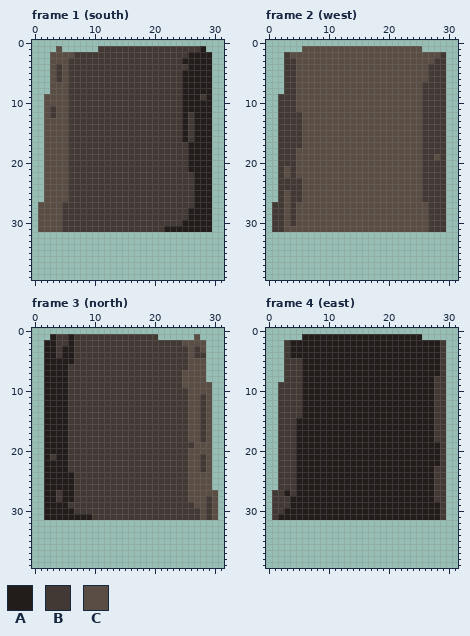
One commit to this pixel-art file: sources/actors/wall/spritesheets/wall.aseprite. Above: the version before the commit.
32x64 pixels, 4 frames. Shown: frame 1 (south): x 0..31, y 0..39; frame 2 (west): x 0..31, y 0..39; frame 3 (north): x 0..31, y 0..39; frame 4 (east): x 0..31, y 0..39.
Palette (. is transparent): A #221c1a  B #423934  C #5a4e44
Pixels before, frame 1 (south), first column x 1:
 1 ...C......BBBBBBBBBBBBBBBBBA.
 2 ..CCCCBBBBBBBBBBBBBBBBBBBAAAA
 3 ..CCCBBBBBBBBBBBBBBBBBBBAAAAA
 4 ..CBCBBBBBBBBBBBBBBBBBBBBAAAA
 5 ..CBCBBBBBBBBBBBBBBBBBBBAAAAA
 6 ..CBCBBBBBBBBBBBBBBBBBBBAAAAA
 7 ..CCCBBBBBBBBBBBBBBBBBBBAAAAA
 8 ..CCCBBBBBBBBBBBBBBBBBBBAAAAA
 9 .CCCCBBBBBBBBBBBBBBBBBBBAAABA
10 .CCCCBBBBBBBBBBBBBBBBBBBAAAAA
11 .CBCCBBBBBBBBBBBBBBBBBBBAAAAA
12 .CBCCBBBBBBBBBBBBBBBBBBBABAAA
13 .CCCCBBBBBBBBBBBBBBBBBBBABAAA
14 .CCCCBBBBBBBBBBBBBBBBBBBABAAA
15 .CCCCBBBBBBBBBBBBBBBBBBBABAAA
16 .CCCCBBBBBBBBBBBBBBBBBBBABAAA
17 .CCCCBBBBBBBBBBBBBBBBBBBBAAAA
18 .CCCCBBBBBBBBBBBBBBBBBBBBAAAA
19 .CCCCBBBBBBBBBBBBBBBBBBBBAAAA
20 .CCCCBBBBBBBBBBBBBBBBBBBBAAAA
21 .CCCCBBBBBBBBBBBBBBBBBBBBAAAA
22 .CCCCBBBBBBBBBBBBBBBBBBBBBAAA
23 .CCCCBBBBBBBBBBBBBBBBBBBBBAAA
24 .CCCCBBBBBBBBBBBBBBBBBBBBBAAA
25 .CCCCBBBBBBBBBBBBBBBBBBBBBAAA
26 .CCCCBBBBBBBBBBBBBBBBBBBBBAAA
27 CCCCBBBBBBBBBBBBBBBBBBBBBBAAA
28 CCCCBBBBBBBBBBBBBBBBBBBBBAAAA
29 CCCCBBBBBBBBBBBBBBBBBBBBBAAAA
30 CCCCBBBBBBBBBBBBBBBBBBBBAAAAA
31 CCCCBBBBBBBBBBBBBBBBBAAAAAAAA
Pixels before, frame 2 (west), first column x 1:
 1 .....CCCCCCCCCCCCCCCCCCCC....
 2 ..BCCCCCCCCCCCCCCCCCCCCCCCCCB
 3 ..BBCCCCCCCCCCCCCCCCCCCCCCCBB
 4 ..BBCCCCCCCCCCCCCCCCCCCCCCBBB
 5 ..BBCCCCCCCCCCCCCCCCCCCCCCBBB
 6 ..BBCCCCCCCCCCCCCCCCCCCCCCBBB
 7 ..BBCCCCCCCCCCCCCCCCCCCCCBBBB
 8 ..BBCCCCCCCCCCCCCCCCCCCCCBBBB
 9 .BBBCCCCCCCCCCCCCCCCCCCCCBBBB
10 .BBBCCCCCCCCCCCCCCCCCCCCCBBBB
11 .BBBCCCCCCCCCCCCCCCCCCCCCBBBB
12 .BBBBCCCCCCCCCCCCCCCCCCCCBBBB
13 .BBBBCCCCCCCCCCCCCCCCCCCCBBBB
14 .BBBBCCCCCCCCCCCCCCCCCCCCBBBB
15 .BBBBCCCCCCCCCCCCCCCCCCCCBBBB
16 .BBBBCCCCCCCCCCCCCCCCCCCCBBBB
17 .BBBBCCCCCCCCCCCCCCCCCCCCBBBB
18 .BBBCCCCCCCCCCCCCCCCCCCCCBBBB
19 .BBBCCCCCCCCCCCCCCCCCCCCCBBCB
20 .BBBCCCCCCCCCCCCCCCCCCCCCBBBB
21 .BCBCCCCCCCCCCCCCCCCCCCCCBBBB
22 .BCBCCCCCCCCCCCCCCCCCCCCCBBBB
23 .BBBBCCCCCCCCCCCCCCCCCCCCBBBB
24 .BBBBCCCCCCCCCCCCCCCCCCCCBBBB
25 .BCBBCCCCCCCCCCCCCCCCCCCCBBBB
26 .BCBBCCCCCCCCCCCCCCCCCCCCBBBB
27 BBCBCCCCCCCCCCCCCCCCCCCCCCBBB
28 BBCBCCCCCCCCCCCCCCCCCCCCCCBBB
29 BBCBCCCCCCCCCCCCCCCCCCCCCCBBB
30 BBCBCCCCCCCCCCCCCCCCCCCCCCBBB
31 BBCCCCCCCCCCCCCCCCCCCCCCCCBBB
Pixels before, frame 3 (north), first column x 2:
 1 .ABBABBBBBBBBBBBBBB......C...
 2 AABBABBBBBBBBBBBBBBBBBBCCCC..
 3 AABAABBBBBBBBBBBBBBBBBBBCBC..
 4 AABAABBBBBBBBBBBBBBBBBBBCBB..
 5 AAAAABBBBBBBBBBBBBBBBBBBCCC..
 6 AAAABBBBBBBBBBBBBBBBBBBBCCC..
 7 AAAABBBBBBBBBBBBBBBBBBBCCCC..
 8 AAAABBBBBBBBBBBBBBBBBBBCCCC..
 9 AAAABBBBBBBBBBBBBBBBBBBCCCCC.
10 AAAABBBBBBBBBBBBBBBBBBBBCCCC.
11 AAAABBBBBBBBBBBBBBBBBBBBCCBC.
12 AAAABBBBBBBBBBBBBBBBBBBBCCBC.
13 AAAABBBBBBBBBBBBBBBBBBBBCCBC.
14 AAAABBBBBBBBBBBBBBBBBBBBCCBC.
15 AAAABBBBBBBBBBBBBBBBBBBBCCBC.
16 AAAABBBBBBBBBBBBBBBBBBBBCCBC.
17 AAAABBBBBBBBBBBBBBBBBBBBCCBC.
18 AAAABBBBBBBBBBBBBBBBBBBBCCBC.
19 AAAABBBBBBBBBBBBBBBBBBBBBCCC.
20 AAAABBBBBBBBBBBBBBBBBBBBCCCC.
21 ABAABBBBBBBBBBBBBBBBBBBBCCBC.
22 AAAABBBBBBBBBBBBBBBBBBBBCCBC.
23 AAAABBBBBBBBBBBBBBBBBBBBCCBC.
24 AAAAABBBBBBBBBBBBBBBBBBBCCCC.
25 AAAAABBBBBBBBBBBBBBBBBBBCCCC.
26 AAAAABBBBBBBBBBBBBBBBBBBCCCC.
27 AABAABBBBBBBBBBBBBBBBBBBCCCCC
28 AABAABBBBBBBBBBBBBBBBBBBCCCBC
29 AAAABBBBBBBBBBBBBBBBBBBBBCCBC
30 AAAAABBBBBBBBBBBBBBBBBBBBBCBC
31 AAAAAAAABBBBBBBBBBBBBBBBBBCBC
Pixels before, frame 4 (east), first column x 1:
 1 .....AAAAAAAAAAAAAAAAAAAA....
 2 ..BAAAAAAAAAAAAAAAAAAAAAAAAAB
 3 ..BAAAAAAAAAAAAAAAAAAAAAAAAAB
 4 ..BAAAAAAAAAAAAAAAAAAAAAAAAAB
 5 ..BBBAAAAAAAAAAAAAAAAAAAAAAAB
 6 ..BBBAAAAAAAAAAAAAAAAAAAAAAAB
 7 ..BBBAAAAAAAAAAAAAAAAAAAAAAAB
 8 ..BBBAAAAAAAAAAAAAAAAAAAAAABB
 9 .BBBBAAAAAAAAAAAAAAAAAAAAAABB
10 .BBBBAAAAAAAAAAAAAAAAAAAAAABB
11 .BBBBAAAAAAAAAAAAAAAAAAAAAABB
12 .BBBBAAAAAAAAAAAAAAAAAAAAAABB
13 .BBBBAAAAAAAAAAAAAAAAAAAAAABB
14 .BBBBAAAAAAAAAAAAAAAAAAAAAABB
15 .BBBAAAAAAAAAAAAAAAAAAAAAAABB
16 .BBBAAAAAAAAAAAAAAAAAAAAAAABB
17 .BBBAAAAAAAAAAAAAAAAAAAAAAABB
18 .BBBAAAAAAAAAAAAAAAAAAAAAAABB
19 .BBBAAAAAAAAAAAAAAAAAAAAAAAAB
20 .BBBAAAAAAAAAAAAAAAAAAAAAAAAB
21 .BBBAAAAAAAAAAAAAAAAAAAAAAAAB
22 .BBBAAAAAAAAAAAAAAAAAAAAAAAAB
23 .BBBAAAAAAAAAAAAAAAAAAAAAAABB
24 .BBBAAAAAAAAAAAAAAAAAAAAAAABB
25 .BBBAAAAAAAAAAAAAAAAAAAAAAABB
26 .BBBAAAAAAAAAAAAAAAAAAAAAAABB
27 BBABAAAAAAAAAAAAAAAAAAAAAAABB
28 BBBAAAAAAAAAAAAAAAAAAAAAAAABB
29 BBBAAAAAAAAAAAAAAAAAAAAAAAAAB
30 BBAAAAAAAAAAAAAAAAAAAAAAAAAAB
31 BAAAAAAAAAAAAAAAAAAAAAAAAAAAB
New version:
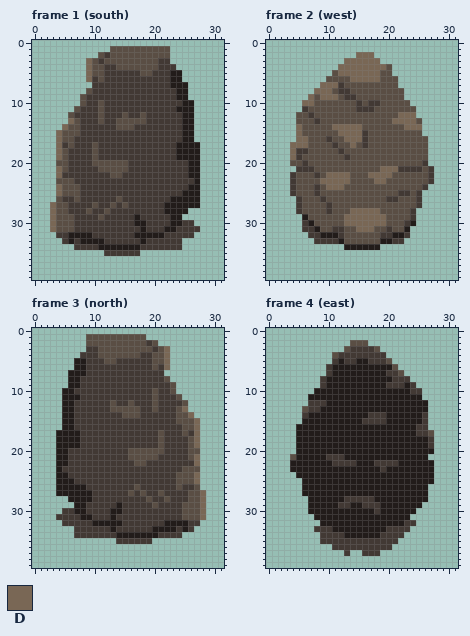
Colours new in this view: D #796755
Changes in this commit:
Changed rows in their new state; - is an unchanged pixel.
Frame 1 (south):
first column x 1:
 1 ---.------..CCCCCCCCCC......-
 2 --........C-CCCCCCCCCC.......
 3 --......DC-CCCCCCCCC--.......
 4 --......DCC--CCCCCCC---......
 5 --......DCC------CC---AA.....
 6 --......D-C-----------AA.....
 7 --.......-------------AA-....
 8 --......C--------------A-....
 9 -......C---------------A-....
10 -......C--C---------------...
11 -.....C---C------------A--...
12 -....C----C---C--C-------A...
13 -....DC---C--CCCCC-------A...
14 -...DCC------CCC---------A...
15 -..D-CC------------------A...
16 -..D-C-------------------A...
17 -..DBC---C-------------AA--..
18 -..D-----C-------------AA--..
19 -..D-----C-------------AA--..
20 -..------CCCCCC------------..
21 -..D------CCCCC------------..
22 -..DB-------CC-----------A-..
23 -..--C---------------------..
24 -..D-CC------------------A-..
25 -..D-CC-----------------AA-..
26 -..-B-C------C--------AAAA-..
27 ..D-C----C--C-C------AAAAA-..
28 ..D-C---C--C---------AAAA....
29 ..D-CC----C-----A-----AA.....
30 ..D-CC----------AA----AABB...
31 ..D-CC-----------A-----BBBB..
32 ---BBAAAABBBBBBBAAAAABBBBB---
33 ----BABAAAABBBBBBABBBBBB-----
34 ------BBBBAAAAAAABBBBBBB-----
35 -----------BBBBBB------------
Frame 2 (west):
first column x 1:
 1 -----....................----
 2 --............DDD............
 3 --..........DDDDDD...........
 4 --.........DDDDDDDD-.........
 5 --........-DDDDDDD--.........
 6 --.......----DDDDD---........
 7 --......DDDB---------........
 8 --.....DDD-BB---------.......
 9 -.....D-DDD-BB--------.......
10 -....DD-------B-BB-----......
11 -....B--------BBB-------.....
12 -...C-B--------------DDD.....
13 -...C--B------------DDDD-....
14 -...D-----DDDDD-------DDD....
15 -...D------DDDDB---------....
16 -...DD---B--DDDB---------C...
17 -..DDD----B--D-B---------C...
18 -..DBB-----B-------------C...
19 -..DB-------B------------C...
20 -..C-B--------------------...
21 -...BBB-----------DDDBBBBC-..
22 -..----B-DDDD---DDDD-----C-..
23 -..-C---DDDDD----DD------C-..
24 -..-C--B-DDD--------------...
25 -..-C--B-------------BB-B....
26 -...----B----------BB---B....
27 ....B----B--------------B....
28 ....B----B---DDDDD-----B.....
29 .....A------DDDDDDD----B.....
30 .....BA-----DDDDDDD---BA.....
31 .....BBA--BB--DDD--B--A......
32 ------BBAAABCCCCCCBBAAB------
33 -------BBBBACCCCCCAABB-------
34 ------------AAAAAA-----------
Frame 3 (north):
first column x 2:
 1 -......CCCCCCCCCC..------.---
 2 .......CCCCCCCCCC-C........--
 3 .......--CCCCCCCCC-CD......--
 4 ......---CCCCCCC--CCD......--
 5 .....AA---CC------CCD......--
 6 .....AA-----------C-D......--
 7 ....AAA-------------.......--
 8 ....AA--------------C......--
 9 ....AA---------------C......-
10 ...-A-------------C--C......-
11 ...-AA------------C---C.....-
12 ...-A------C--C---C----C....-
13 ...-A------CCCCC--C---CD....-
14 ...-A--------CCC------CCD...-
15 ...-A-----------------CC-D..-
16 ...-A------------------C-D..-
17 ..--AA-------------C---CBD..-
18 ..--AA-------------C-----D..-
19 ..--AA-------------C----CD..-
20 ..------------CCCCCC------..-
21 ..------------CCCCC------D..-
22 ..-------------CC-------BD..-
23 ..-B-------------------C--..-
24 ..--B-----------------CC-D..-
25 ..--------------------CC-D..-
26 ..---AA--------C------C-B-..-
27 ..A--AAA------C-C--C------D..
28 ....-AAA---------C--C-----D..
29 .....AA-----A-----C----CC-D..
30 ...BBAA----AA----------CCCD..
31 ..BBBB-----A-----------CCCD..
32 ---BBBBBAAAAABBBBBBBAAAABB---
33 -----BBBBBBABBBBBBAAAABAB----
34 -----BBBBBBBAAAAAAABBBB------
35 ------------BBBBBB-----------
Frame 4 (east):
first column x 1:
 1 -----....................----
 2 --...........CCC.............
 3 --..........CBBBBC...........
 4 --........CBBBBBBBB..........
 5 --........B-BB--BBBC.........
 6 --.......B----------C........
 7 --.......B---------BBC.......
 8 --......B-----------BBB......
 9 -.......B----------BBB-B.....
10 -......----------------BB....
11 -.....-------------------....
12 -.....BBB-----------------...
13 -....CBB------------------...
14 -....B----------BBB------B...
15 -....----------BBBB------B...
16 -...--------------------BB...
17 -...--------------------BBC..
18 -...----------------------B..
19 -...----------------------B..
20 -...-----------------------..
21 -..C-----BBB--------------...
22 -..A------BBBB---BBBB------..
23 -..A--------------B--------..
24 -...-----------------------..
25 -....----------------------..
26 -....---------------------...
27 .....---------------------...
28 ......------BBBBB---------...
29 ......-----BB--BBB-------....
30 ......-----------B------.....
31 .......----------------......
32 --------AAAAAAAAAAAAAABB-----
33 -------BBBAAAAAAAAABBBB------
34 --------BBBBAAAAAABBBB-------
35 --------BBBBBBBBBBBBB--------
36 ----------BBBBBBBBBB---------
37 ------------B--BBB-----------
